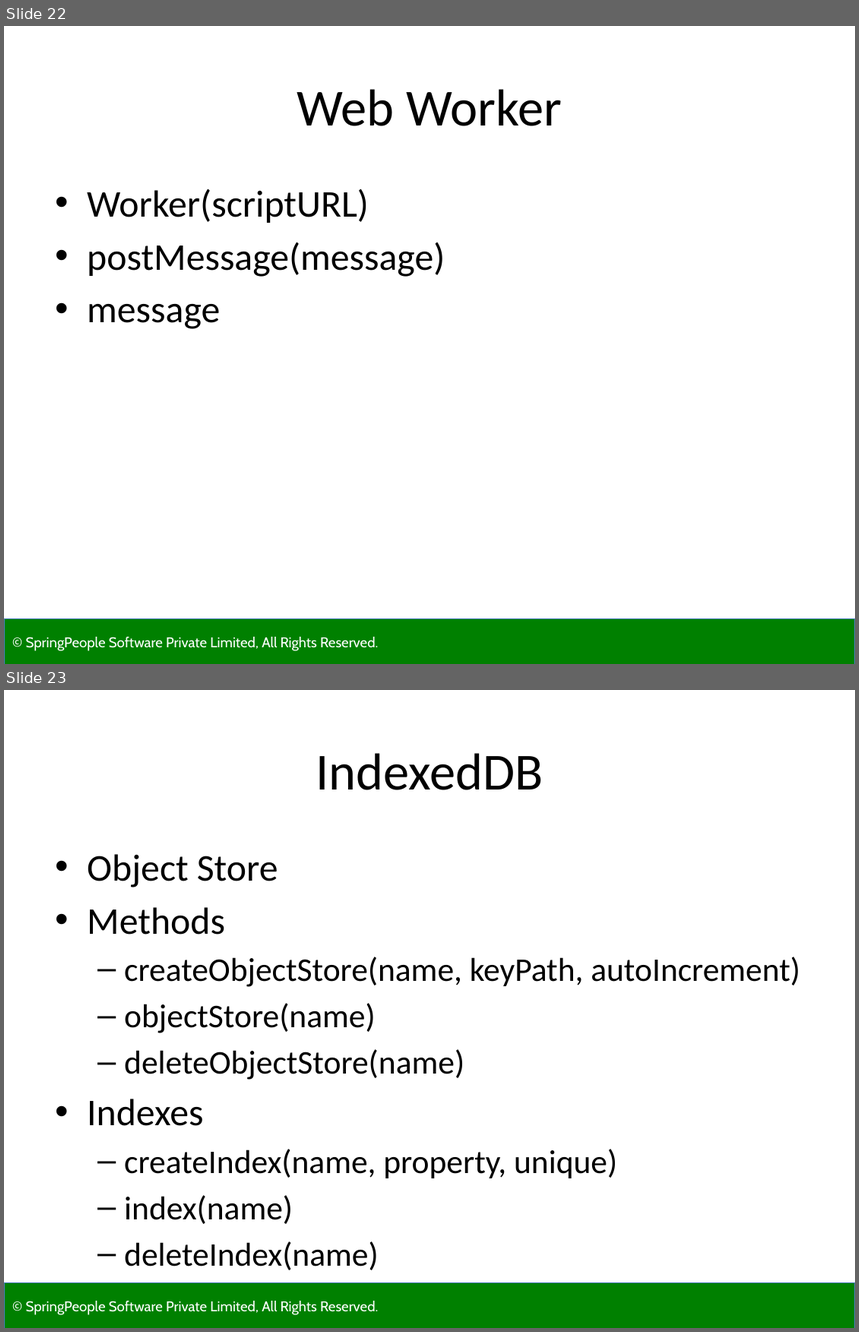
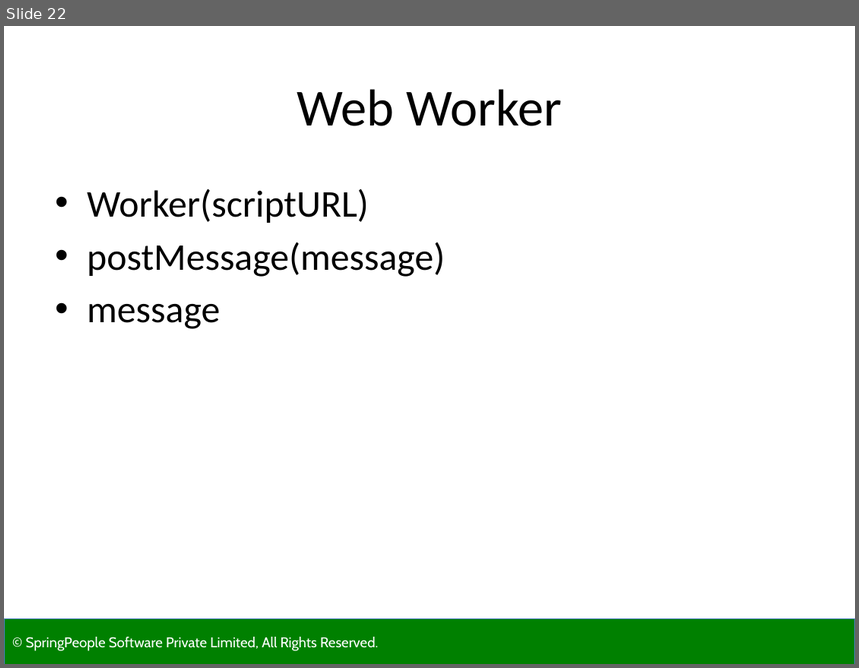
Before and after one commit to tkmagesh/Cisco-HTML5-May-2015, a slide deck: SP-HTML5 APIs.pptx. Shown one above the other, each under a label of ours: slides 22 and 23 before the commit, slide 22 after it. The pictures are 859x1332 and 859x668 pixels, drawn with LibreOffice and Linux fonts; fonts in the diff are those of the drawing; background and template pictures are left out. Boxes give left, top, right and bottom in pixels: in the first picture for what was removed or moved away, otherwise in the second. Text is boxed around its words. In the diff, an @@ line names an element or a change of style, - is before the commit and + after.

Commit message:
Presentation

```diff
--- a/SP-HTML5 APIs.pptx
+++ b/SP-HTML5 APIs.pptx
@@ slide 23 removed at box(4, 690, 855, 1328), background #FFFFFF; not listed: 1 template element that a slide beside it also shows @@
@@ title removed at box(316, 753, 543, 790) @@
-IndexedDB
@@ text removed at box(87, 854, 800, 1271) @@
-• Object Store
-• Methods
-  – createObjectStore(name, keyPath, autoIncrement)
-  – objectStore(name)
-  – deleteObjectStore(name)
-• Indexes
-  – createIndex(name, property, unique)
-  – index(name)
-  – deleteIndex(name)
```
Also in this commit, not shown: 2 other slides removed.
